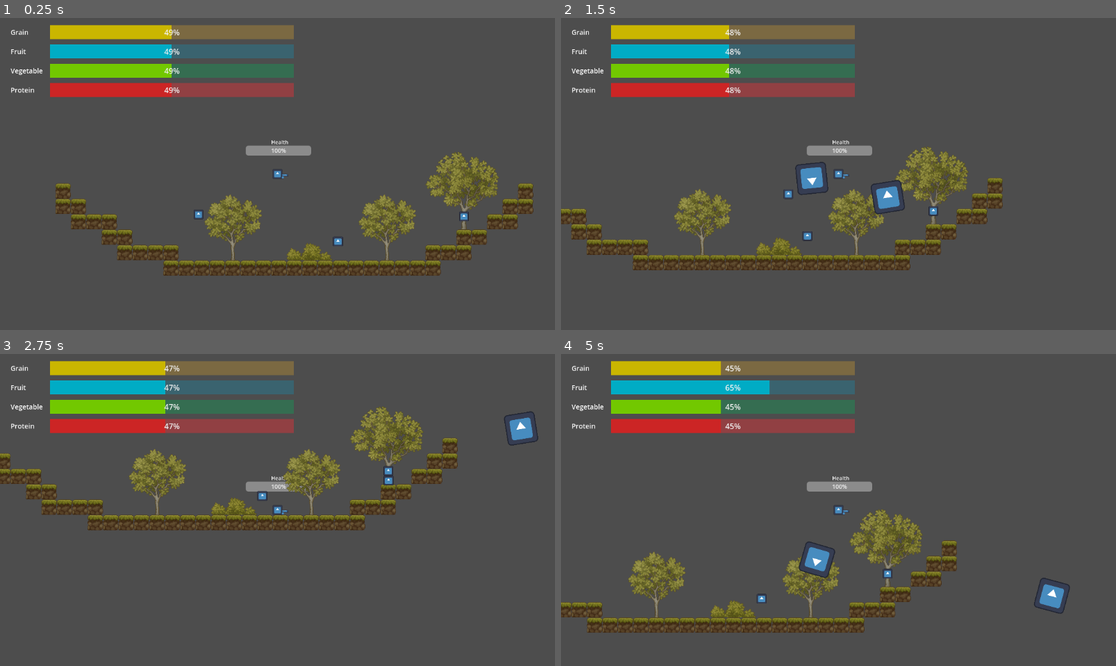
Above: before the commit, frames 1-4 (two rows, left to right).
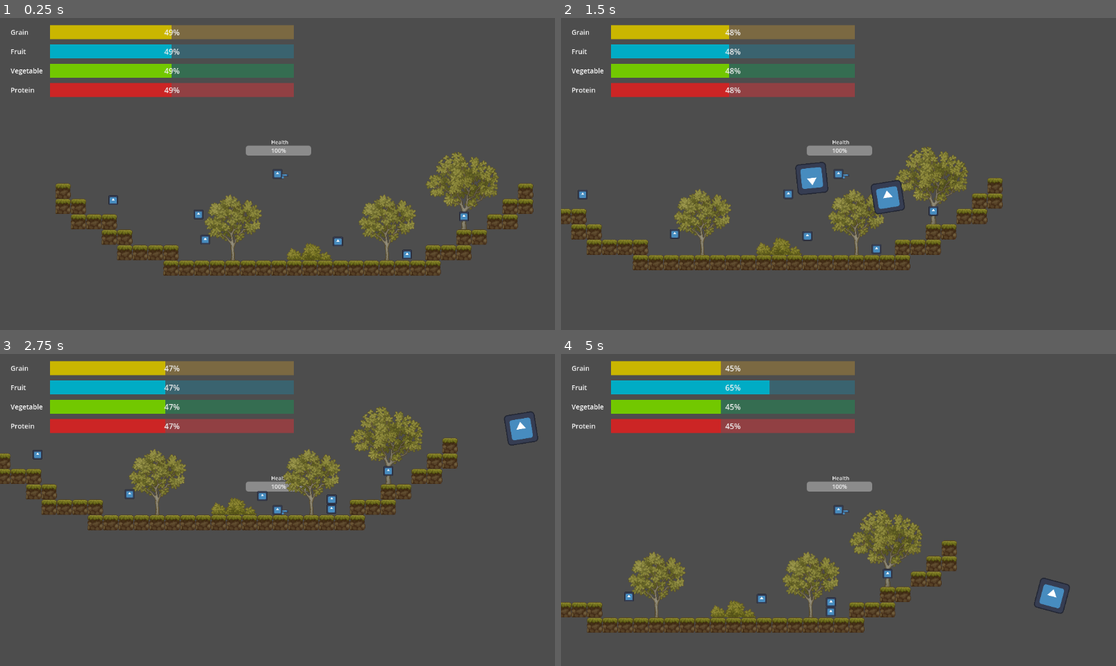
Above: after the commit, the same moments.

Repository: mathkimchi/PeddieHacks2025
Game: Godot game, scene res://Scenes/test_world.tscn
Same seed, same stepped clock (60 frames per second), same inputs: the game is played once before the commit and once after it. The engine's default icon, where the game draws it, is replaced by a stand-in: a white triangle on a blue panel in a dark square.
Inputs (mouse positions are in pixels of both pictures, inside the frame that each line leads up to):
- Up to frame 1 (0.25 s): no input
- Up to frame 2 (1.5 s): move the mouse to (960, 158) at 0.52 s; press the mouse at (960, 158) at 0.53 s; hold D (ui_right) from 0.53 s (still down); tap W (ui_up) at 0.77, 1.07 s; move the mouse to (727, 189) at 1.27 s; release the mouse at (727, 189) at 1.28 s; click (727, 189) at 1.35 s
- Up to frame 3 (2.75 s): tap W (ui_up) at 1.52, 1.82 s; move the mouse to (333, 441) at 2.02 s; release D (ui_right) at 2.03 s; press the mouse at (333, 441) at 2.03 s; hold A (ui_left) from 2.03 s (still down)
- Up to frame 4 (5 s): move the mouse to (810, 572) at 2.77 s; release A (ui_left) at 2.78 s; release the mouse at (810, 572) at 2.78 s; hold D (ui_right) 2.78-4.28 s; click (810, 572) at 2.85 s; tap W (ui_up) at 3.02, 3.32, 3.77, 4.07, 4.52, 4.82 s; move the mouse to (1005, 556) at 3.52 s; press the mouse at (1005, 556) at 3.53 s; move the mouse to (672, 463) at 4.27 s; release the mouse at (672, 463) at 4.28 s; hold A (ui_left) from 4.28 s (still down); click (672, 463) at 4.35 s

The runs differ from the first frame. In frame 1, 0.1% of the frame differs, in the area x 19-75%, y 56-78%; in frame 2, 0.1%; in frame 3, 0.2%; in frame 4, 0.6%, in the area x 11-50%, y 60-85%.

Commit message:
make the 3 other food types and spawners

Diff:
--- /dev/null
+++ b/Scenes/food/bread.tscn
@@ -0,0 +1,21 @@
+[gd_scene load_steps=4 format=3 uid="uid://5eu8q8dv707c"]
+
+[ext_resource type="Script" uid="uid://bghwudmmo8fe" path="res://Scenes/food/basic_food.gd" id="1_yyxwh"]
+[ext_resource type="Texture2D" uid="uid://3mx4150x8fiu" path="res://icon.svg" id="2_gd6et"]
+
+[sub_resource type="RectangleShape2D" id="RectangleShape2D_747xw"]
+
+[node name="Bread" type="Area2D"]
+script = ExtResource("1_yyxwh")
+nutrition = 20.0
+metadata/_custom_type_script = "uid://bghwudmmo8fe"
+
+[node name="CollisionShape2D" type="CollisionShape2D" parent="."]
+shape = SubResource("RectangleShape2D_747xw")
+
+[node name="Icon" type="Sprite2D" parent="."]
+position = Vector2(0.5, 0)
+scale = Vector2(0.164062, 0.15625)
+texture = ExtResource("2_gd6et")
+
+[connection signal="body_entered" from="." to="." method="_on_body_entered"]
--- /dev/null
+++ b/Scenes/food/chicken_wing.tscn
@@ -0,0 +1,22 @@
+[gd_scene load_steps=4 format=3 uid="uid://bpu87mwl5ygk8"]
+
+[ext_resource type="Script" uid="uid://bghwudmmo8fe" path="res://Scenes/food/basic_food.gd" id="1_1i4ca"]
+[ext_resource type="Texture2D" uid="uid://3mx4150x8fiu" path="res://icon.svg" id="2_ag7ao"]
+
+[sub_resource type="RectangleShape2D" id="RectangleShape2D_3ot3d"]
+
+[node name="ChickenWing" type="Area2D"]
+script = ExtResource("1_1i4ca")
+food_group = 3
+nutrition = 20.0
+metadata/_custom_type_script = "uid://bghwudmmo8fe"
+
+[node name="CollisionShape2D" type="CollisionShape2D" parent="."]
+shape = SubResource("RectangleShape2D_3ot3d")
+
+[node name="Icon" type="Sprite2D" parent="."]
+position = Vector2(0.5, 0)
+scale = Vector2(0.164062, 0.15625)
+texture = ExtResource("2_ag7ao")
+
+[connection signal="body_entered" from="." to="." method="_on_body_entered"]
--- /dev/null
+++ b/Scenes/food/spinach.tscn
@@ -0,0 +1,22 @@
+[gd_scene load_steps=4 format=3 uid="uid://bp50jcthcik36"]
+
+[ext_resource type="Script" uid="uid://bghwudmmo8fe" path="res://Scenes/food/basic_food.gd" id="1_badym"]
+[ext_resource type="Texture2D" uid="uid://3mx4150x8fiu" path="res://icon.svg" id="2_f7j6a"]
+
+[sub_resource type="RectangleShape2D" id="RectangleShape2D_oqh1m"]
+
+[node name="Spinach" type="Area2D"]
+script = ExtResource("1_badym")
+food_group = 2
+nutrition = 20.0
+metadata/_custom_type_script = "uid://bghwudmmo8fe"
+
+[node name="CollisionShape2D" type="CollisionShape2D" parent="."]
+shape = SubResource("RectangleShape2D_oqh1m")
+
+[node name="Icon" type="Sprite2D" parent="."]
+position = Vector2(0.5, 0)
+scale = Vector2(0.164062, 0.15625)
+texture = ExtResource("2_f7j6a")
+
+[connection signal="body_entered" from="." to="." method="_on_body_entered"]
--- /dev/null
+++ b/Scenes/food_spawner/barrel.tscn
@@ -0,0 +1,23 @@
+[gd_scene load_steps=5 format=3 uid="uid://dyrdu0tktdvr2"]
+
+[ext_resource type="Script" uid="uid://c4tj8tk8oucax" path="res://Scenes/food_spawner/basic_food_spawner.gd" id="1_rcl7a"]
+[ext_resource type="PackedScene" uid="uid://5eu8q8dv707c" path="res://Scenes/food/bread.tscn" id="2_3jhjf"]
+[ext_resource type="Texture2D" uid="uid://3mx4150x8fiu" path="res://icon.svg" id="2_ugymb"]
+
+[sub_resource type="RectangleShape2D" id="RectangleShape2D_3jhjf"]
+
+[node name="Barrel" type="Area2D"]
+script = ExtResource("1_rcl7a")
+food = ExtResource("2_3jhjf")
+spawn_offset = Vector2(0, -20)
+metadata/_custom_type_script = "uid://c4tj8tk8oucax"
+
+[node name="CollisionShape2D" type="CollisionShape2D" parent="."]
+shape = SubResource("RectangleShape2D_3jhjf")
+
+[node name="Icon" type="Sprite2D" parent="."]
+position = Vector2(0, -1.90735e-06)
+scale = Vector2(0.15625, 0.15625)
+texture = ExtResource("2_ugymb")
+
+[connection signal="area_entered" from="." to="." method="_on_area_entered"]
--- /dev/null
+++ b/Scenes/food_spawner/chicken_shop.tscn
@@ -0,0 +1,23 @@
+[gd_scene load_steps=5 format=3 uid="uid://cl31xq1mj7waa"]
+
+[ext_resource type="Script" uid="uid://c4tj8tk8oucax" path="res://Scenes/food_spawner/basic_food_spawner.gd" id="1_4jnd7"]
+[ext_resource type="PackedScene" uid="uid://bpu87mwl5ygk8" path="res://Scenes/food/chicken_wing.tscn" id="2_4ejpb"]
+[ext_resource type="Texture2D" uid="uid://3mx4150x8fiu" path="res://icon.svg" id="2_ftdla"]
+
+[sub_resource type="RectangleShape2D" id="RectangleShape2D_4ejpb"]
+
+[node name="ChickenShop" type="Area2D"]
+script = ExtResource("1_4jnd7")
+food = ExtResource("2_4ejpb")
+spawn_offset = Vector2(0, -20)
+metadata/_custom_type_script = "uid://c4tj8tk8oucax"
+
+[node name="CollisionShape2D" type="CollisionShape2D" parent="."]
+shape = SubResource("RectangleShape2D_4ejpb")
+
+[node name="Icon" type="Sprite2D" parent="."]
+position = Vector2(0, -1.90735e-06)
+scale = Vector2(0.15625, 0.15625)
+texture = ExtResource("2_ftdla")
+
+[connection signal="area_entered" from="." to="." method="_on_area_entered"]
--- /dev/null
+++ b/Scenes/food_spawner/spinach_bush.tscn
@@ -0,0 +1,23 @@
+[gd_scene load_steps=5 format=3 uid="uid://udom3krl5yff"]
+
+[ext_resource type="Script" uid="uid://c4tj8tk8oucax" path="res://Scenes/food_spawner/basic_food_spawner.gd" id="1_xpw7b"]
+[ext_resource type="PackedScene" uid="uid://bp50jcthcik36" path="res://Scenes/food/spinach.tscn" id="2_1i128"]
+[ext_resource type="Texture2D" uid="uid://3mx4150x8fiu" path="res://icon.svg" id="2_dxeev"]
+
+[sub_resource type="RectangleShape2D" id="RectangleShape2D_1i128"]
+
+[node name="SpinachBush" type="Area2D"]
+script = ExtResource("1_xpw7b")
+food = ExtResource("2_1i128")
+spawn_offset = Vector2(0, -20)
+metadata/_custom_type_script = "uid://c4tj8tk8oucax"
+
+[node name="CollisionShape2D" type="CollisionShape2D" parent="."]
+shape = SubResource("RectangleShape2D_1i128")
+
+[node name="Icon" type="Sprite2D" parent="."]
+position = Vector2(0, -1.90735e-06)
+scale = Vector2(0.15625, 0.15625)
+texture = ExtResource("2_dxeev")
+
+[connection signal="area_entered" from="." to="." method="_on_area_entered"]
--- a/Scenes/test_world.tscn
+++ b/Scenes/test_world.tscn
@@ -7,6 +7,9 @@
 [ext_resource type="PackedScene" uid="uid://defkjqcrsx5a8" path="res://Scenes/ui/main_hud.tscn" id="5_iwv7r"]
 [ext_resource type="PackedScene" uid="uid://che2dpgx37848" path="res://Scenes/cow/cow.tscn" id="6_kt01x"]
 [ext_resource type="PackedScene" uid="uid://ci2evvcmquxkb" path="res://Scenes/food_spawner/apple_tree.tscn" id="7_p7j4p"]
+[ext_resource type="PackedScene" uid="uid://dyrdu0tktdvr2" path="res://Scenes/food_spawner/barrel.tscn" id="8_yrarp"]
+[ext_resource type="PackedScene" uid="uid://cl31xq1mj7waa" path="res://Scenes/food_spawner/chicken_shop.tscn" id="9_5qo1a"]
+[ext_resource type="PackedScene" uid="uid://udom3krl5yff" path="res://Scenes/food_spawner/spinach_bush.tscn" id="10_bgy8c"]
 
 [node name="World" type="Node2D"]
 
@@ -33,3 +36,12 @@
 
 [node name="AppleTree" parent="." instance=ExtResource("7_p7j4p")]
 position = Vector2(688, 293)
+
+[node name="Barrel" parent="." instance=ExtResource("8_yrarp")]
+position = Vector2(-40, 259)
+
+[node name="ChickenShop" parent="." instance=ExtResource("9_5qo1a")]
+position = Vector2(151, 341)
+
+[node name="SpinachBush" parent="." instance=ExtResource("10_bgy8c")]
+position = Vector2(570, 372)
Not shown: 1 places in Scenes/test_world.tscn that only renumber resources
